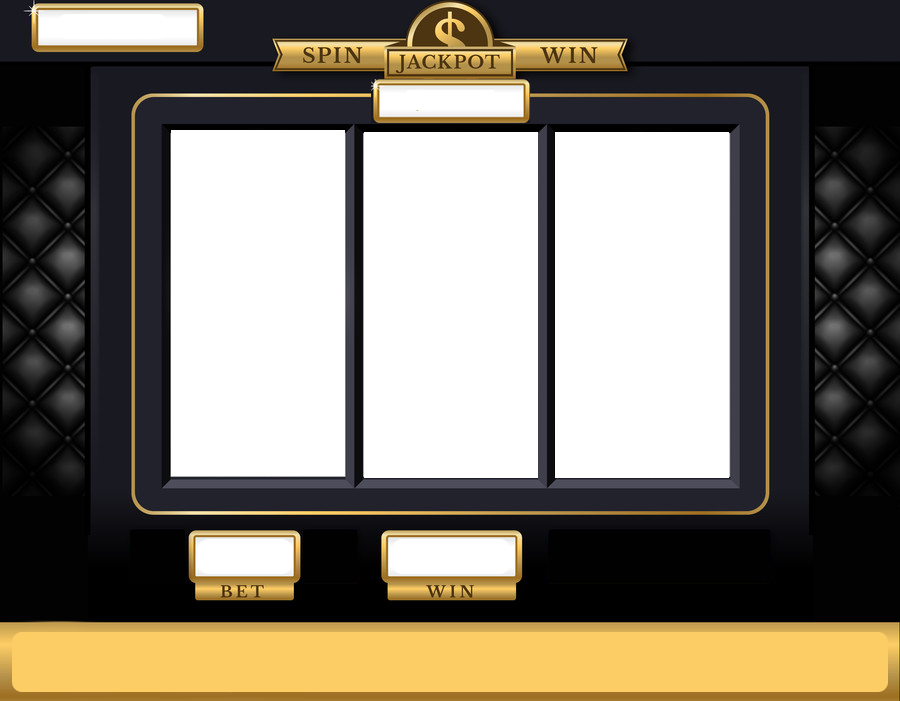
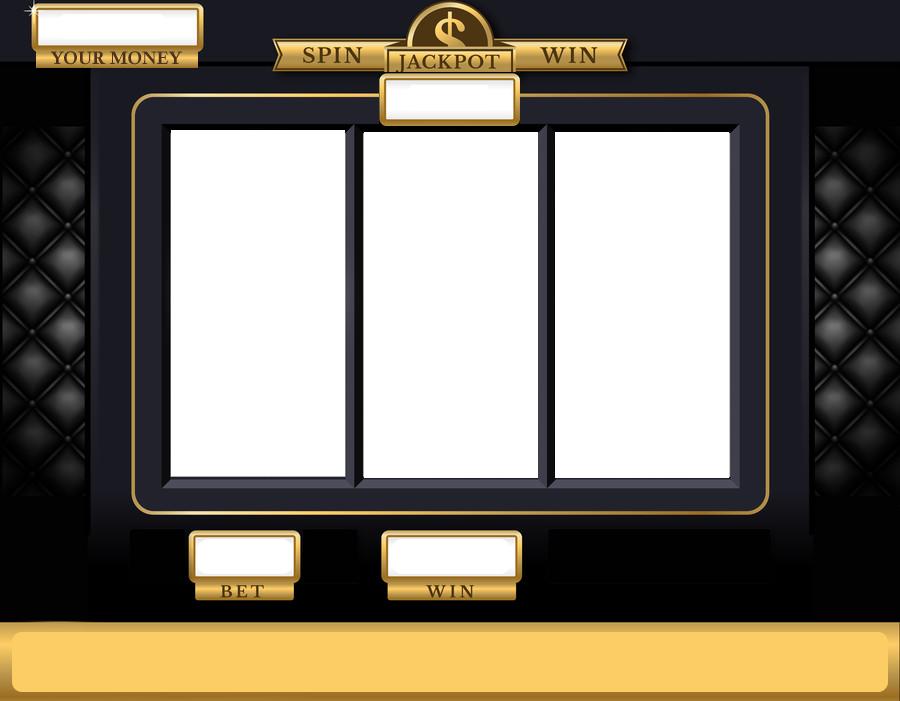
Layered file, before and after one edit (900x701). Changes by layer:
added layer "YOUR MONEY" in group "Covering" over 50, 51, 183, 65
added layer "Layer 1" in group "Covering" over 36, 51, 198, 68
added layer "Rectangle 7" in group "Covering" over 411, 85, 488, 111
added layer "Layer 2" in group "Covering" over 379, 72, 520, 126
removed layer "Rectangle 5" over 371, 79, 530, 123
